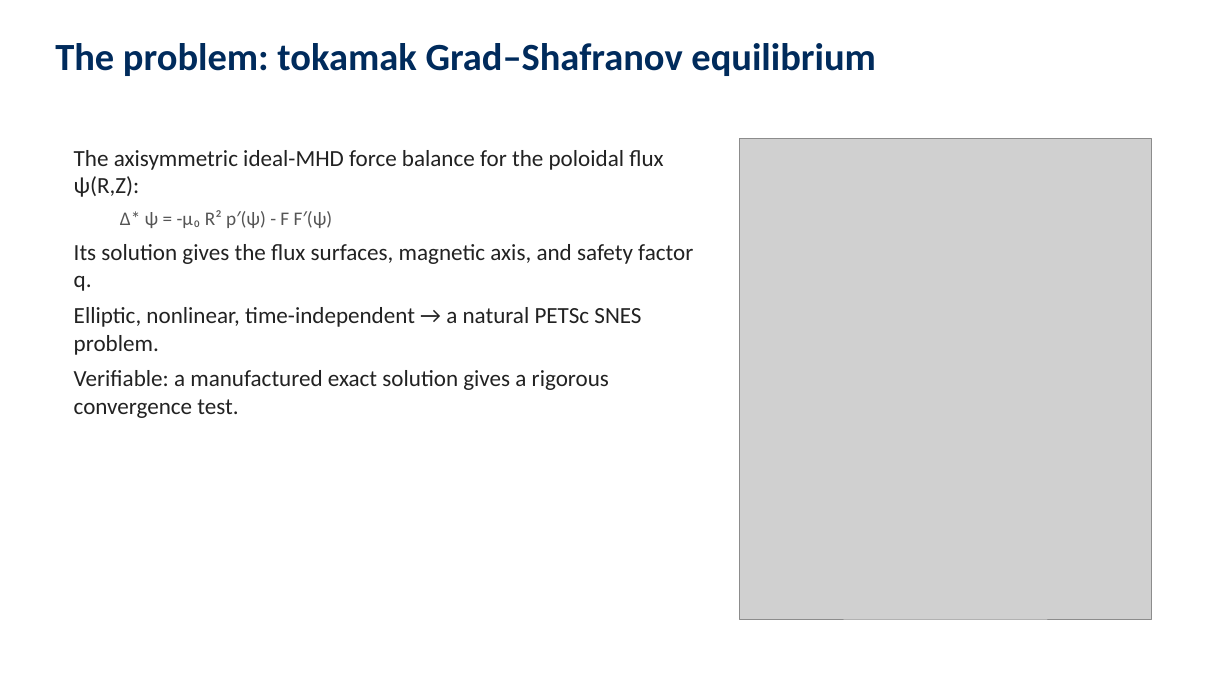
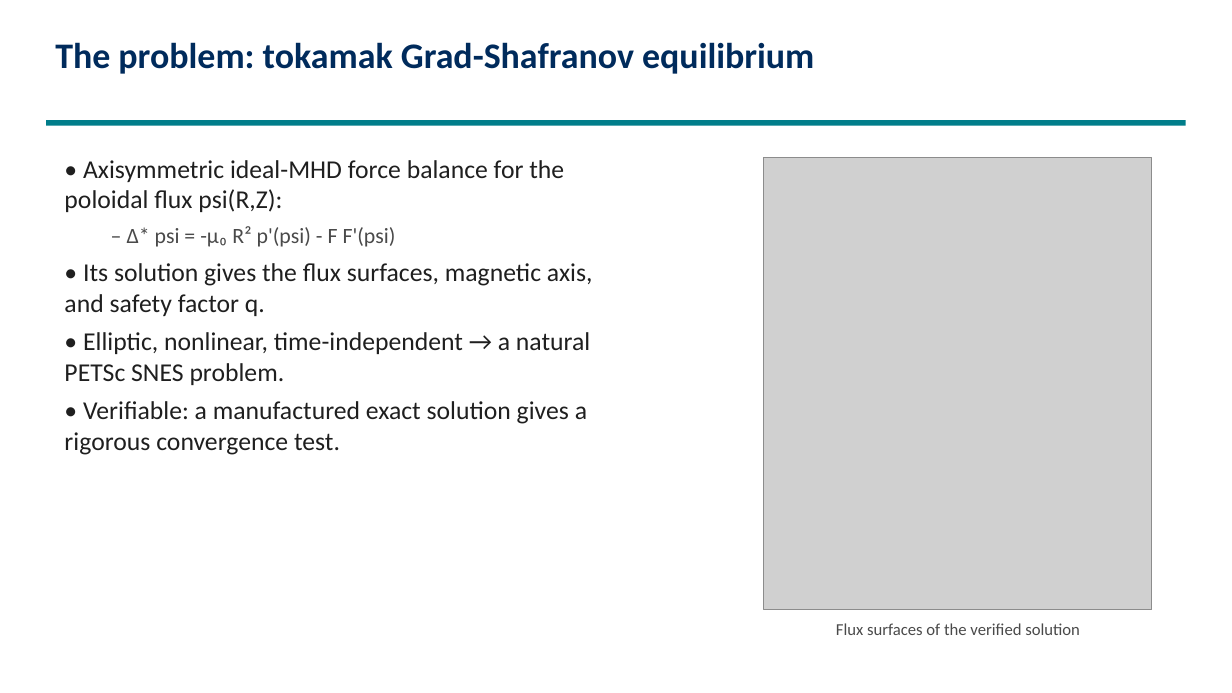
Before and after one commit to engineer-scientist/petsc_mcp_servers_tokamak, a slide deck: slide 3 of slides/petsc_multiagent_tokamak.pptx. Drawn at 1232x693 pixels with LibreOffice and Linux fonts; fonts in the diff are those of the drawing; grey boxes stand for pictures. Boxes give left, top, right and bottom in pixels: in the first picture for what was removed or moved away, otherwise in the second. Text is boxed around its words. In the diff, an @@ line names an element or a change of style, - is before the commit and + after.

```diff
--- a/slides/petsc_multiagent_tokamak.pptx
+++ b/slides/petsc_multiagent_tokamak.pptx
@@ text at bbox=[55, 42, 814, 74]: text changed; size 30 to 28 pt @@
-The problem: tokamak Grad–Shafranov equilibrium
+The problem: tokamak Grad-Shafranov equilibrium
@@ rectangle added at bbox=[46, 120, 1186, 126], fill #007D8A @@
@@ text at bbox=[64, 160, 593, 455]: text changed; size 18 to 20 pt; text colour #222222 to #1F1F1F @@
-The axisymmetric ideal-MHD force balance for the poloidal flux ψ(R,Z):
-  Δ* ψ = -μ₀ R² p′(ψ) - F F′(ψ)
-Its solution gives the flux surfaces, magnetic axis, and safety factor q.
-Elliptic, nonlinear, time-independent → a natural PETSc SNES problem.
-Verifiable: a manufactured exact solution gives a rigorous convergence test.
+• Axisymmetric ideal-MHD force balance for the poloidal flux psi(R,Z):
+  – Δ* psi = -μ₀ R² p'(psi) - F F'(psi)
+• Its solution gives the flux surfaces, magnetic axis, and safety factor q.
+• Elliptic, nonlinear, time-independent → a natural PETSc SNES problem.
+• Verifiable: a manufactured exact solution gives a rigorous convergence test.
@@ picture: place and size @@
-picture at bbox=[739, 139, 1152, 619]
+picture at bbox=[764, 157, 1153, 610]
@@ text added at bbox=[836, 623, 1080, 635], 13 pt, text #4A4A4A @@
+Flux surfaces of the verified solution
```
Also in this commit, not shown: 9 other slides changed, 2 other files.
